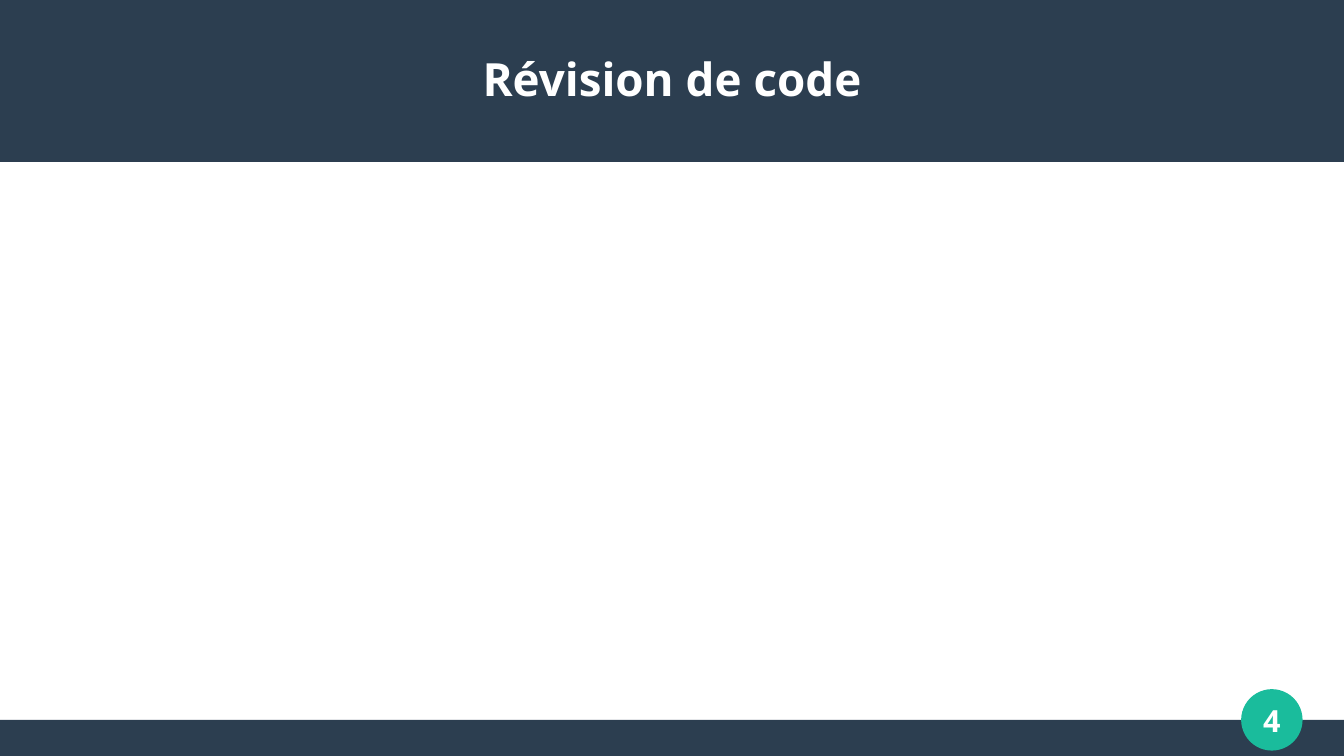
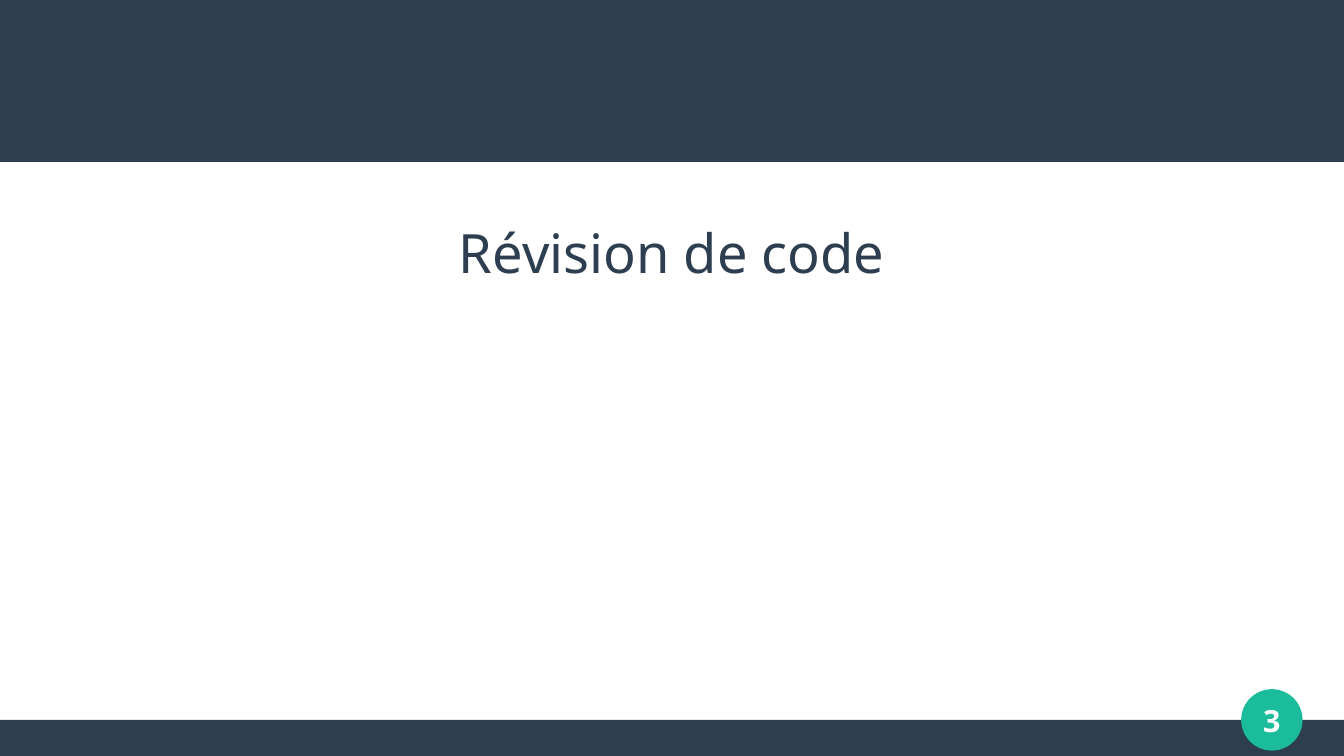
Before and after one commit to umontreal-diro/IFT3913, a slide deck: slide 3 of presentations/Semaine7/ClaudericDeRoy/presentation.odp (slide 4 before the commit). Drawn at 1344x756 pixels with LibreOffice and Linux fonts; fonts in the diff are those of the drawing. Boxes give left, top, right and bottom in pixels: in the first picture for what was removed or moved away, otherwise in the second. Text is boxed around its words. In the diff, an @@ line names an element or a change of style, - is before the commit and + after.

```diff
--- a/presentations/Semaine7/ClaudericDeRoy/presentation.odp
+++ b/presentations/Semaine7/ClaudericDeRoy/presentation.odp
@@ subtitle "Révision de code" at (x1=459, y1=231, x2=885, y2=274): size 27 to 32 pt, text colour #FFFFFF to #2C3E50, bold off @@
@@ page number at (x1=1263, y1=710, x2=1280, y2=733): text changed @@
-4
+3
```
Also in this commit, not shown: 8 other slides changed, 7 slides added, 2 slides removed, 8 other files.
